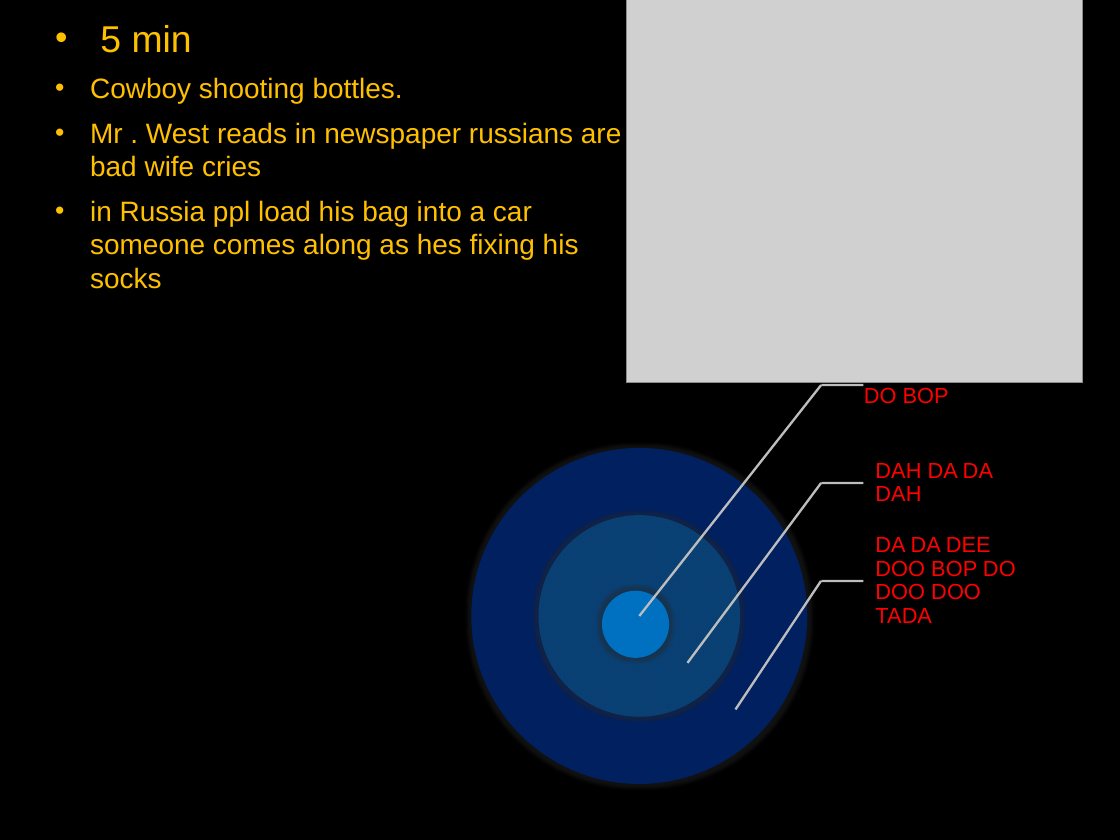
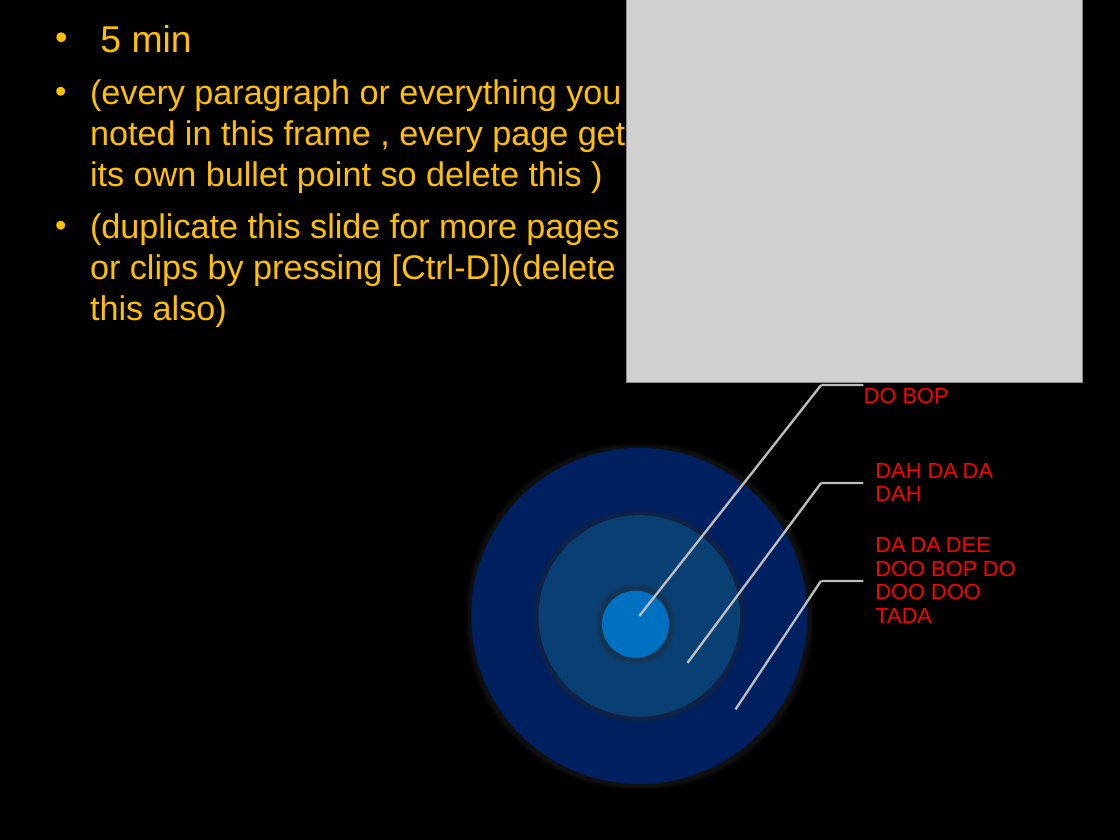
Before and after one commit to MichaelOdumosu57/Spring_2017, a slide deck: slide 20 of Spring 2017 Semester/Music or Arts/ARUS HW/7 ARUS HW/ARUS HW#7 notes.pptx. Drawn at 1120x840 pixels with LibreOffice and Linux fonts; fonts in the diff are those of the drawing; grey boxes stand for pictures; background and template pictures are left out. Boxes give left, top, right and bottom in pixels: in the first picture for what was removed or moved away, otherwise in the second. Text is boxed around its words. In the diff, an @@ line names an element or a change of style, - is before the commit and + after.

```diff
--- a/Spring 2017 Semester/Music or Arts/ARUS HW/7 ARUS HW/ARUS HW#7 notes.pptx
+++ b/Spring 2017 Semester/Music or Arts/ARUS HW/7 ARUS HW/ARUS HW#7 notes.pptx
@@ text at bbox=[90, 79, 643, 327]: text changed; size 18 to 22 pt @@
-• Cowboy shooting bottles.
-• Mr . West reads in newspaper russians are bad wife cries
-• in Russia ppl load his bag into a car someone comes along as hes fixing his socks
+• (every paragraph or everything you noted in this frame , every page gets its own bullet point so delete this )
+• (duplicate this slide for more pages or clips by pressing [Ctrl-D])(delete this also)
```
Also in this commit, not shown: 2 other slides changed, 1 slide added, 14 other files.
